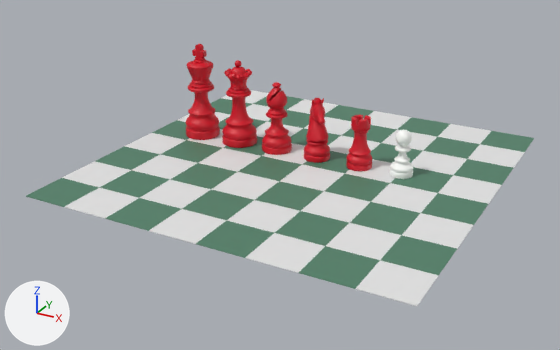
The glTF model public/scene.glb, before and after one commit.
Before and after are seen from a 50 mm lens placed at (6.96, -13.63, 6.46), pointed at (-0.18, -0.65, -0.03). Lighting does not change. The marker at lower left points along +X, +Y and +Z. The first picture is the older version. Where no turn or scale is listed for an object, it has been applied to the vertices.

Names of what the first picture shows: 'Bishop', 'Board', 'King', 'Knight', 'Pawn', 'Queen', 'Rook'.
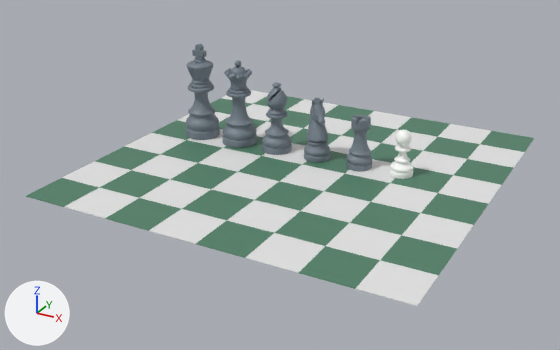
Diff of the bpy script that builds the scene:
```diff
--- a/public/scene.glb.py
+++ b/public/scene.glb.py
@@ mat_black_piece @@
 mat_black_piece = principled_material('black piece')
-mat_black_piece.base_color = (0.666, 0.0, 0.0142)  # red #d50020
+mat_black_piece.base_color = (0.173, 0.212, 0.251)  # greyish blue #737f89
```

Changed parts and their boxes [x1, y1, x2, y2] in the pictures (560 x 350 px):
'King', recoloured (red to greyish blue)
    both: [186, 44, 220, 140]
'Queen', recoloured (red to greyish blue)
    both: [222, 60, 257, 148]
'Bishop', recoloured (red to greyish blue)
    both: [262, 82, 292, 155]
'Knight', recoloured (red to greyish blue)
    both: [304, 98, 330, 163]
'Rook', recoloured (red to greyish blue)
    both: [346, 115, 372, 171]
